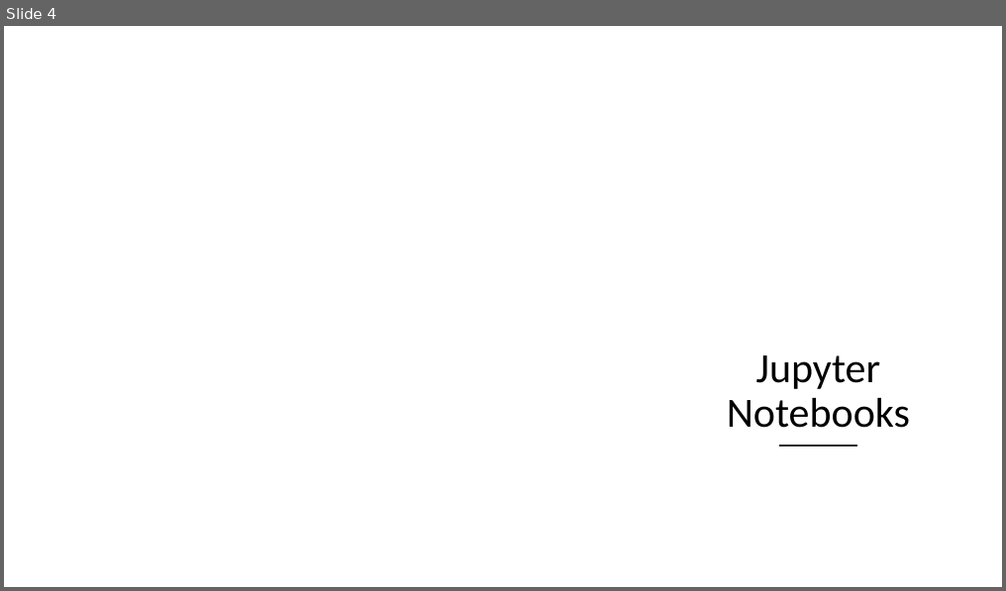
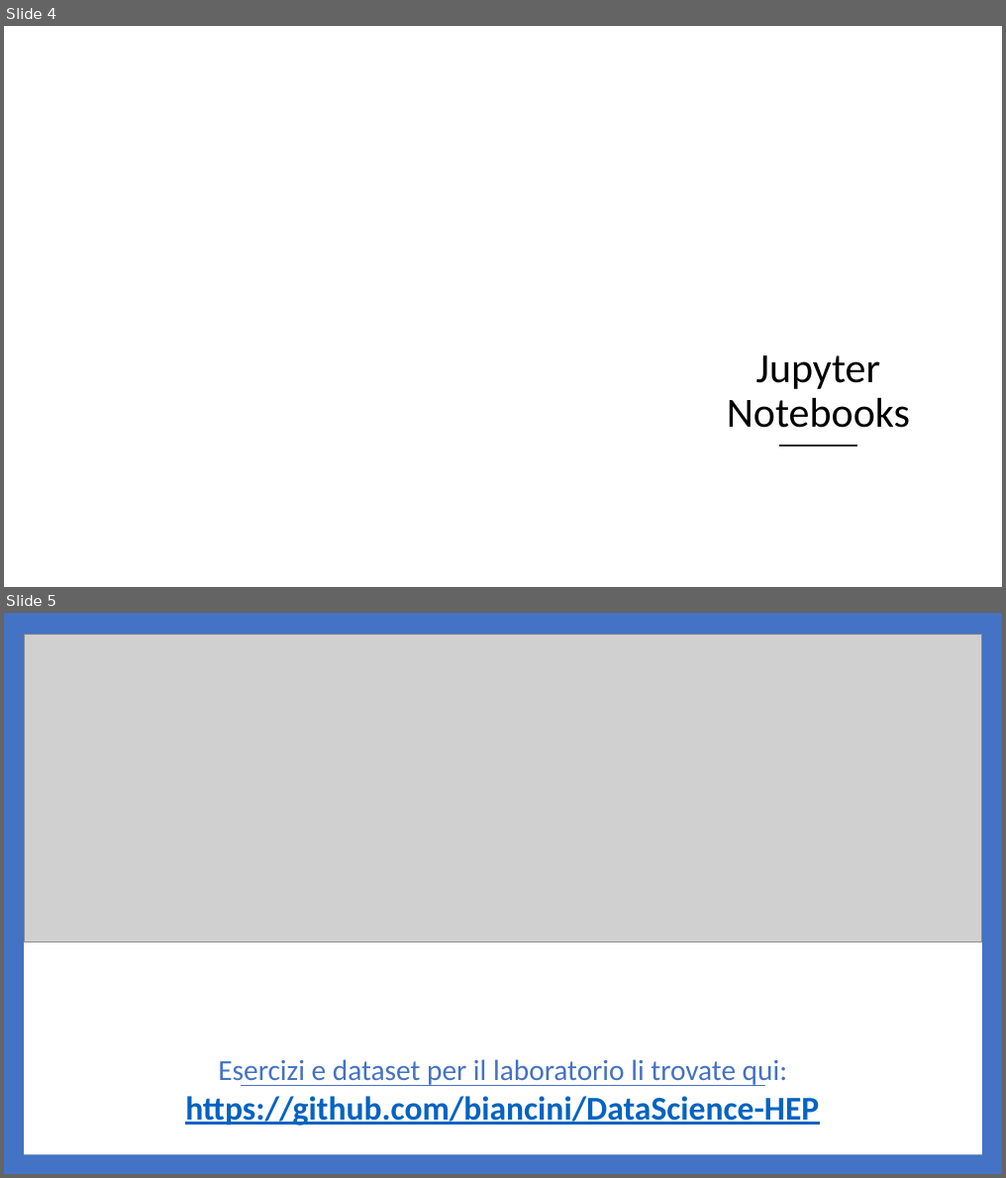
Before and after one commit to soldanoale/DataScience-HEP, a slide deck: Lezione 1.B - Tecnologie.pptx. Shown one above the other, each under a label of ours: slide 4 before the commit, slides 4 and 5 after it. The pictures are 1006x591 and 1006x1178 pixels, drawn with LibreOffice and Linux fonts; fonts in the diff are those of the drawing; grey boxes stand for pictures; background and template pictures are left out. Boxes give left, top, right and bottom in pixels: in the first picture for what was removed or moved away, otherwise in the second. Text is boxed around its words. In the diff, an @@ line names an element or a change of style, - is before the commit and + after.

Commit message:
Fixed materials for lesson 1

```diff
--- a/Lezione 1.B - Tecnologie.pptx
+++ b/Lezione 1.B - Tecnologie.pptx
@@ slide 5 added at (4, 613, 1002, 1174), background #FFFFFF @@
@@ rectangle added at (4, 613, 1002, 1174), fill #4472C4 @@
@@ rectangle added at (24, 634, 982, 1155), fill #FFFFFF @@
@@ picture added at (24, 634, 982, 943) @@
@@ title added at (218, 1059, 787, 1086), 28 pt, text #4472C4 @@
+Esercizi e dataset per il laboratorio li trovate qui:
@@ line added from (242, 1085) to (765, 1085), #4472C4 0.5 pt @@
@@ text added at (185, 1096, 819, 1126), 32 pt, text #0563C1, bold, underline @@
+https://github.com/biancini/DataScience-HEP
```
